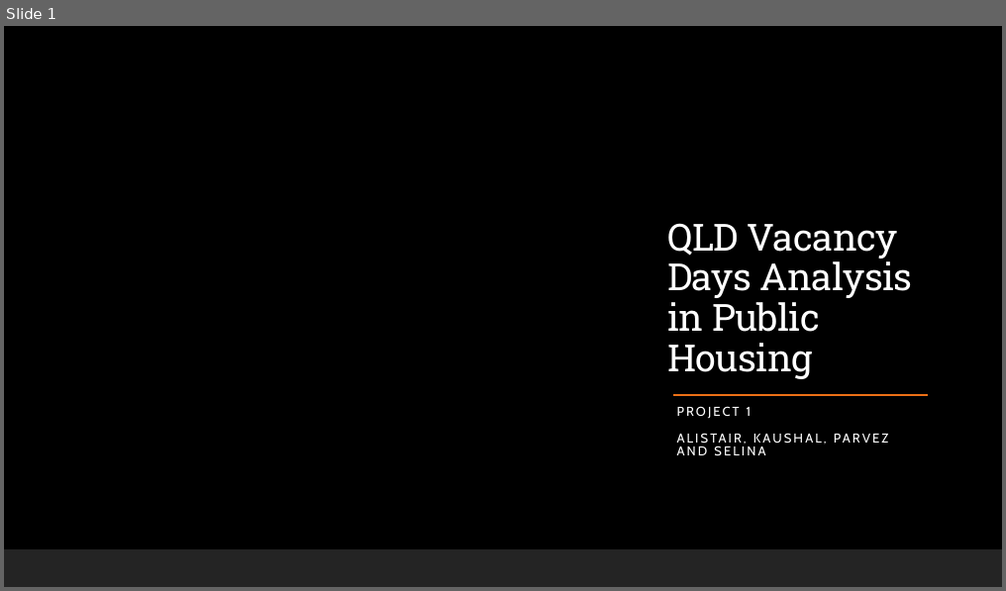
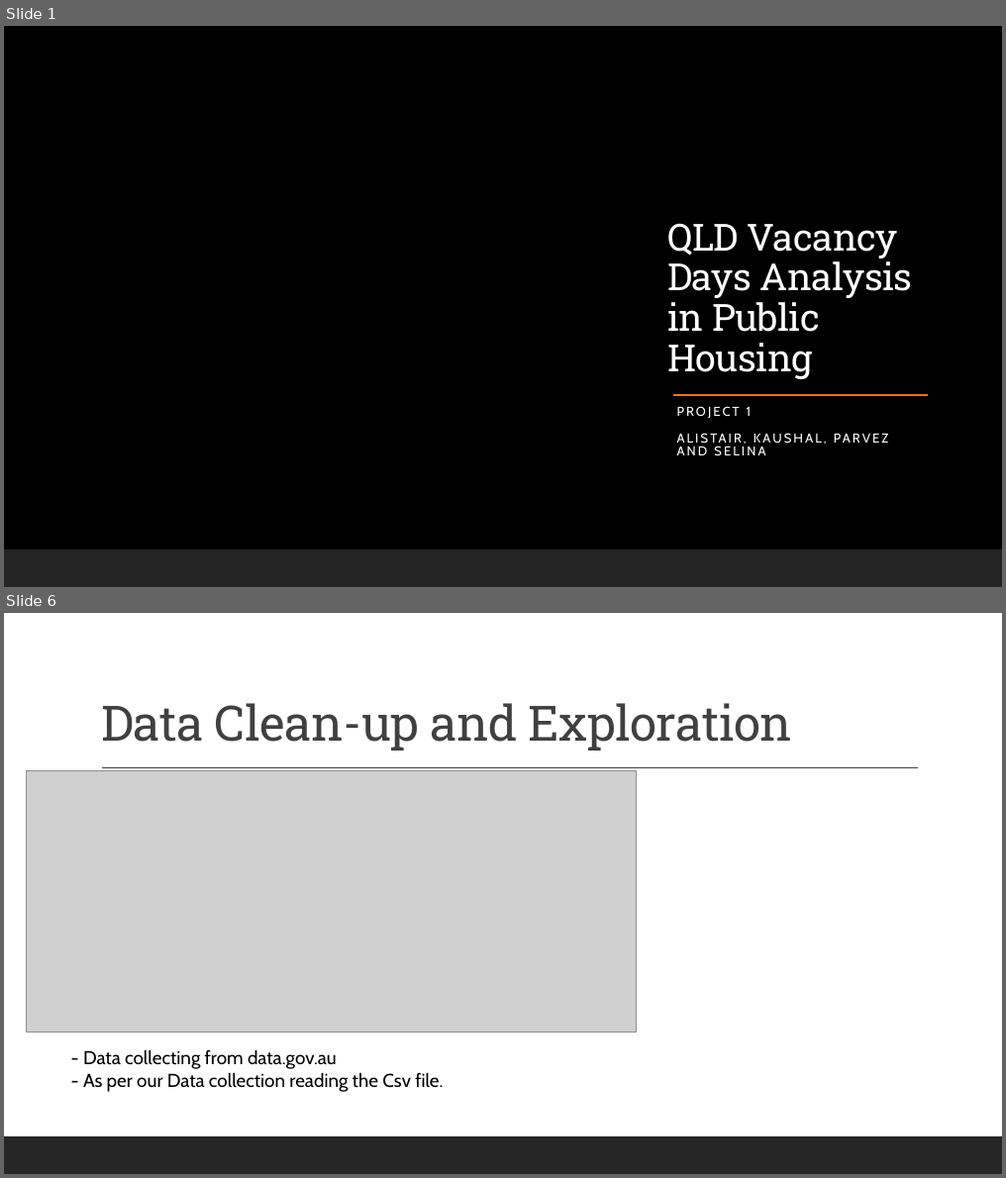
Before and after one commit to Anguyensfg/project-1, a slide deck: QLD Housing Vacancy.pptx. Shown one above the other, each under a label of ours: slide 1 before the commit, slides 1 and 6 after it; the slides between them are not shown. The pictures are 1006x591 and 1006x1178 pixels, drawn with LibreOffice and Linux fonts; fonts in the diff are those of the drawing; grey boxes stand for pictures; background and template pictures are left out. Boxes give left, top, right and bottom in pixels: in the first picture for what was removed or moved away, otherwise in the second. Text is boxed around its words. In the diff, an @@ line names an element or a change of style, - is before the commit and + after.

```diff
--- a/QLD Housing Vacancy.pptx
+++ b/QLD Housing Vacancy.pptx
@@ slide 6 added at [4, 613, 1002, 1174], background #FFFFFF; not listed: 1 template element that a slide beside it also shows @@
@@ title added at [101, 703, 793, 751], 47 pt, text #404040 @@
+Data Clean-up and Exploration
@@ picture added at [27, 771, 636, 1032] @@
@@ line added from (102, 768) to (918, 768), #404040 1 pt @@
@@ text added at [83, 1050, 443, 1092], 18 pt, text #000000 @@
+- Data collecting from data.gov.au
+- As per our Data collection reading the Csv file.
```
Also in this commit, not shown: 10 slides changed, 10 other slides added, 9 slides removed.
